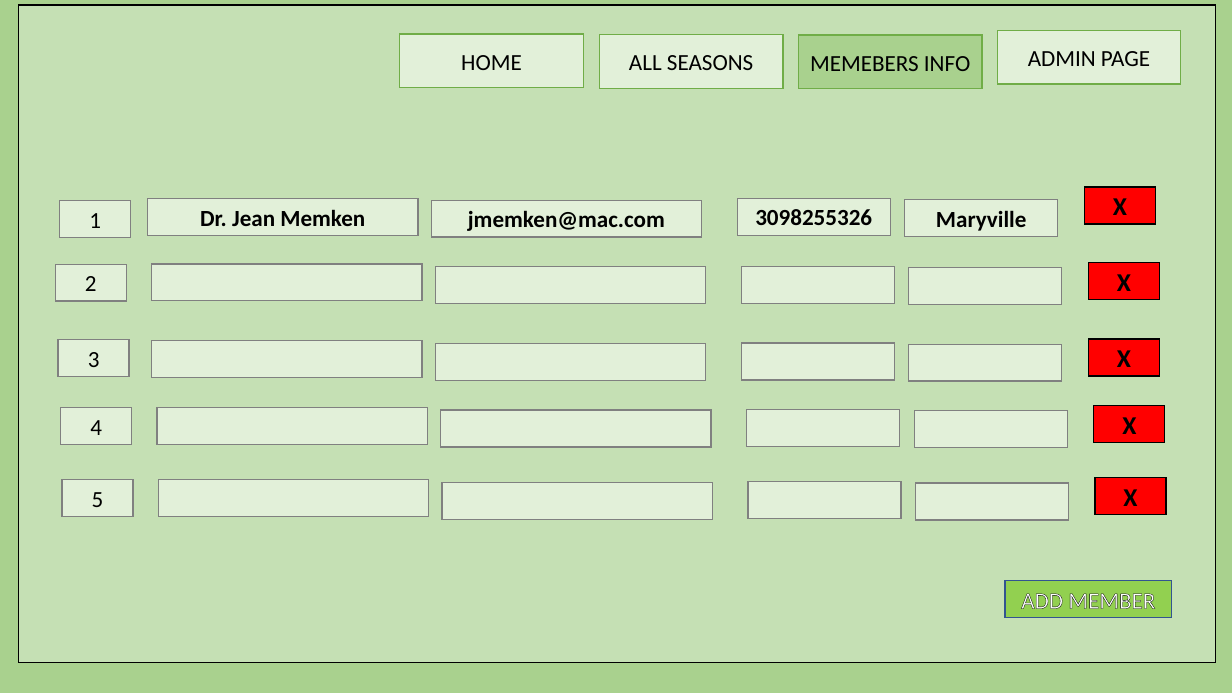
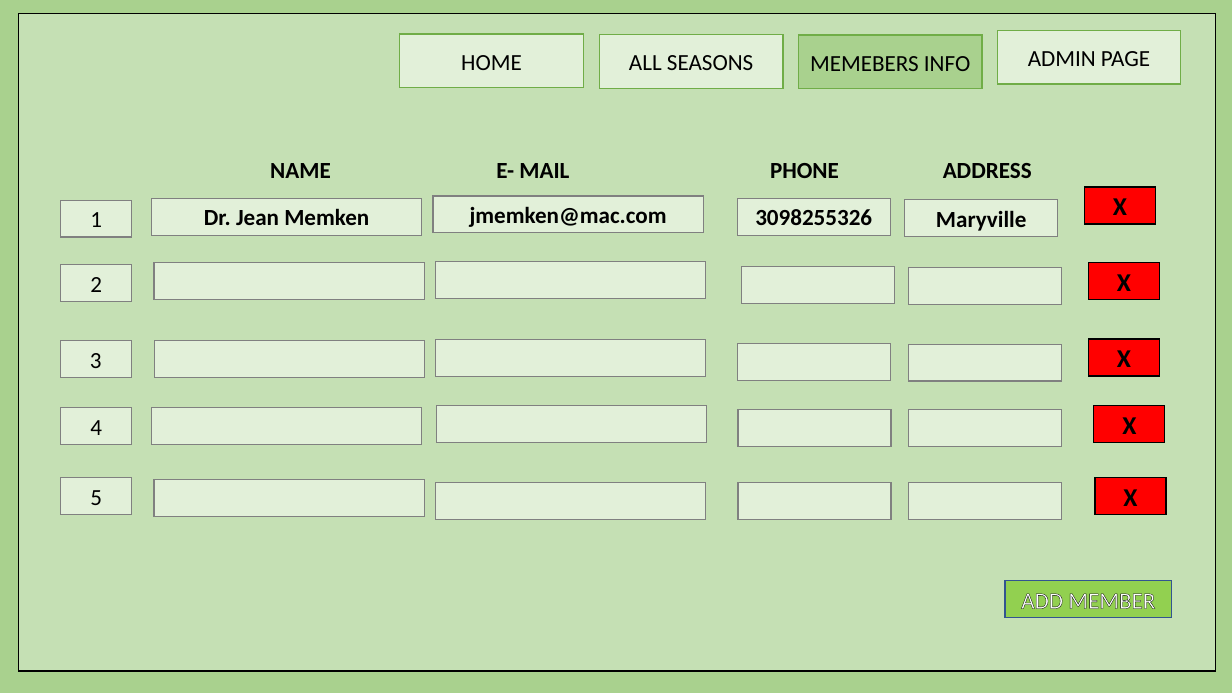
Before and after one commit to harishvavilala/Betterhappo, a slide deck: slide 13 of Powerpoints/BannerManagment.pptx. Drawn at 1232x693 pixels with LibreOffice and Linux fonts; fonts in the diff are those of the drawing. Boxes give left, top, right and bottom in pixels: in the first picture for what was removed or moved away, otherwise in the second. Text is boxed around its words. In the diff, an @@ line names an element or a change of style, - is before the commit and + after.

Commit message:
UPDATE

```diff
--- a/Powerpoints/BannerManagment.pptx
+++ b/Powerpoints/BannerManagment.pptx
@@ rectangle: place and size @@
-rectangle at (18,5,1215,663)
+rectangle at (18,14,1215,672)
@@ text added at (270,163,331,178), 18 pt, text #000000, bold @@
+NAME
@@ text added at (496,163,569,178), 18 pt, text #000000, bold @@
+E- MAIL
@@ text added at (770,163,839,178), 18 pt, text #000000, bold @@
+PHONE
@@ text added at (943,163,1032,178), 18 pt, text #000000, bold @@
+ADDRESS
@@ rectangle "Dr. Jean Memken": place and size @@
-rectangle "Dr. Jean Memken" at (148,199,419,236)
+rectangle "Dr. Jean Memken" at (152,199,422,236)
@@ rectangle "2": place and size @@
-rectangle "2" at (55,264,127,301)
+rectangle "2" at (61,264,132,301)
@@ 3 rectangles: place and size @@
-3 rectangles at (432,201,706,381)
+3 rectangles at (433,196,706,376)
@@ rectangle: place and size @@
-rectangle at (441,410,712,447)
+rectangle at (436,406,707,443)
@@ rectangle: place and size @@
-rectangle at (747,409,900,446)
+rectangle at (738,409,892,446)
@@ rectangle: place and size @@
-rectangle at (748,482,901,519)
+rectangle at (738,482,892,519)
@@ 6 rectangles: place and size @@
-6 rectangles at (157,343,1069,520)
+6 rectangles at (152,344,1063,519)
```
Also in this commit, not shown: 2 other slides changed, 1 slide added.
